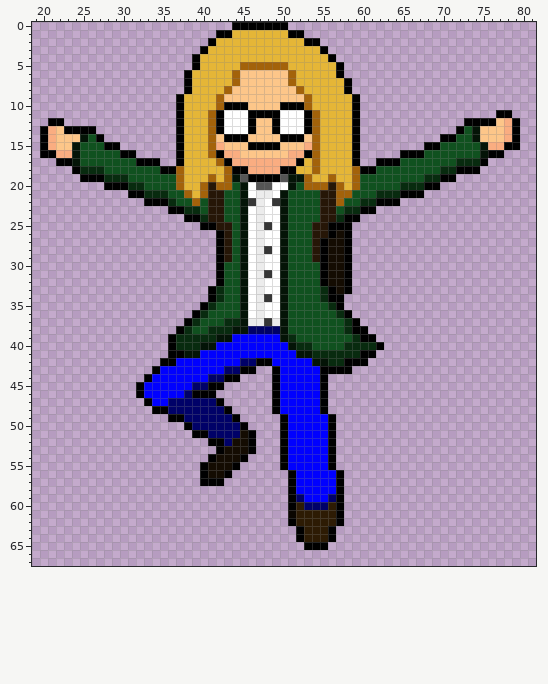
A sprite sheet gets an edit: sprites/spr_player_falling_coat_left/layers/dab8e393-3664-438e-961d-8cffe1eec6ff/aa42e5e8-a487-49c4-a595-87cef1c31d88.png. Above: the version before the commit.
The file is 96x68 pixels. Colours within 5 levels of each other are drawn and written as one. Shown: x 19..81, y 0..67.
The same view after the edit:
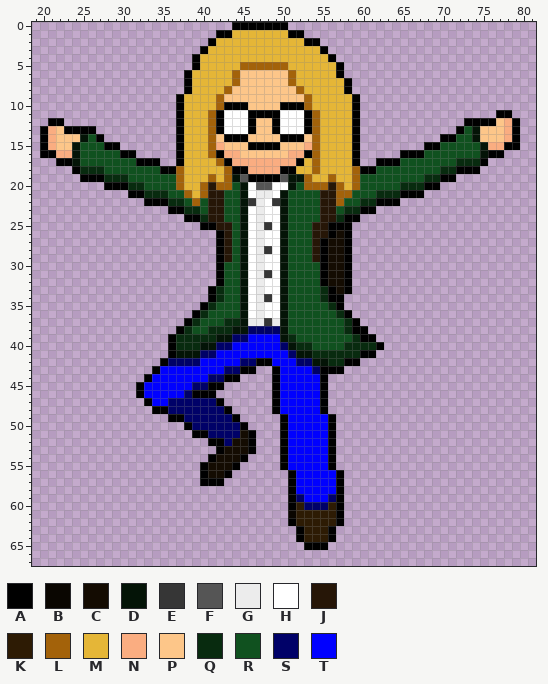
Palette (. is transparent): A #000000  B #0a0601  C #140c02  D #041407  E #363636  F #555555  G #ececec  H #ffffff  J #261607  K #2d1b04  L #a3620a  M #e5b637  N #faad81  P #fdc689  Q #082b0f  R #10511f  S #000168  T #0000ff
Diff:
Changed rows in their new state; - is an unchanged pixel.
first column x 37:
22 Q
first column x 36:
39 --------SS---------------
40 ------SS------S----------
41 -D--SS---------S---------
42 SSSS------------SS------.
43 ------------------S---.--
Boxes around the changes in both pictures, in picture pixels (x1, y1, x2, y2):
changed: (176, 198, 184, 206)
changed: (168, 334, 248, 366)
changed: (280, 342, 320, 374)
erased: (344, 358, 368, 374)
